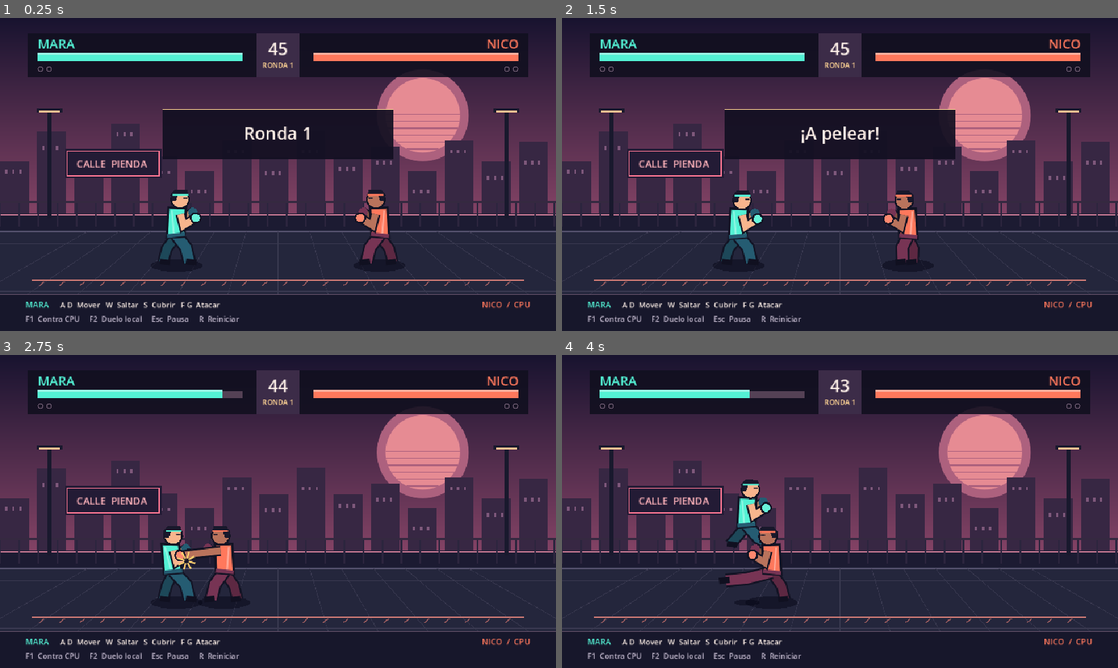
Above: before the commit, frames 1-4 (two rows, left to right).
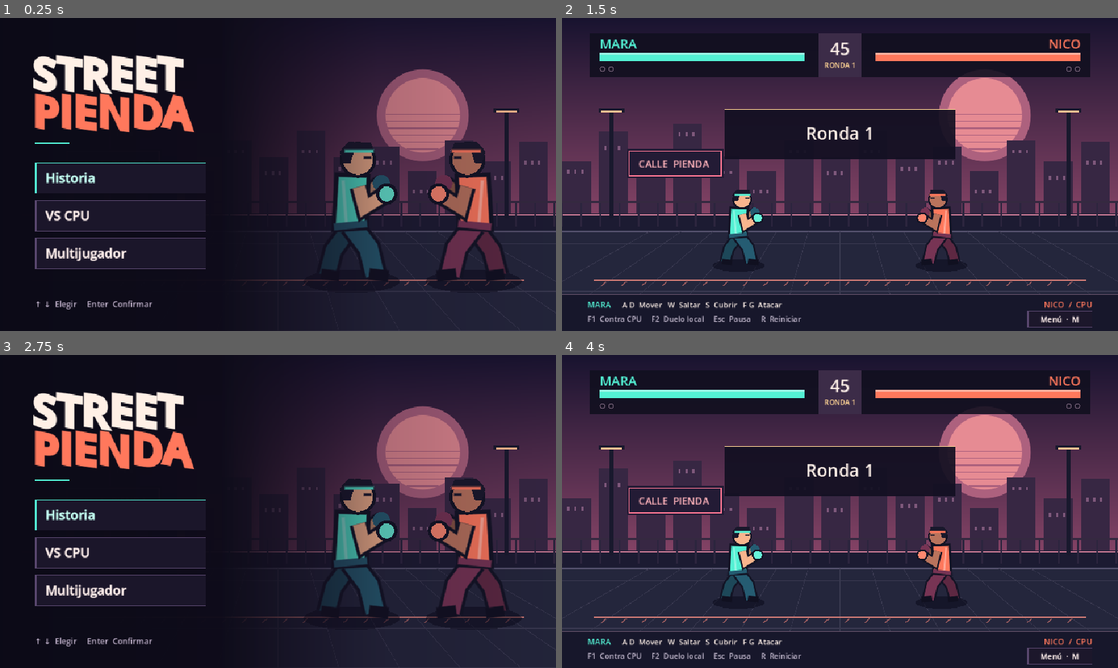
Above: after the commit, the same moments.

Repository: Johnmontoya/StreetPienda
Game: Godot game, scene res://scenes/main_menu.tscn
Same seed, same stepped clock (60 frames per second), same inputs: the game is played once before the commit and once after it. Before the commit the project starts from res://scenes/arena.tscn.
Inputs (mouse positions are in pixels of both pictures, inside the frame that each line leads up to):
- Up to frame 1 (0.25 s): no input
- Up to frame 2 (1.5 s): click (684, 177) at 0.5 s, where only the run after the commit has a clickable "Historia"; click (689, 246) at 1.25 s, where only the run after the commit has a clickable "Pelear"
- Up to frame 3 (2.75 s): click (500, 655) at 2 s, where only the run after the commit has a clickable "Menú · M"
- Up to frame 4 (4 s): click (684, 552) at 2.75 s, where only the run after the commit has a clickable "VS CPU"; tap Enter at 3.5 s; hold D (p1_right) from 3.53 s (still down); tap S (p1_guard) at 3.6 s; tap W (p1_jump) at 3.77 s

The runs differ from the first frame. In frame 1, 49% of the frame differs, in the area x 0-100%, y 0-100%; in frame 2, 2.4%; in frame 3, 51%; in frame 4, 10%.

Commit message:
Crea el menú principal y conecta los modos de juego

Diff:
--- a/project.godot
+++ b/project.godot
@@ -4,7 +4,7 @@
 [application]
 
 config/name="StreetPienda"
-run/main_scene="res://scenes/arena.tscn"
+run/main_scene="res://scenes/main_menu.tscn"
 config/features=PackedStringArray("4.7", "GL Compatibility")
 
 [display]
--- a/scenes/arena.tscn
+++ b/scenes/arena.tscn
@@ -1,9 +1,10 @@
-[gd_scene load_steps=4 format=3]
+[gd_scene load_steps=5 format=3]
 
 [ext_resource type="Script" path="res://scripts/arena.gd" id="1_arena"]
 [ext_resource type="Script" path="res://scripts/hud.gd" id="2_hud"]
 
 [ext_resource type="Script" path="res://scripts/stage.gd" id="3_stage"]
+[ext_resource type="Theme" path="res://scenes/menu_theme.tres" id="4_theme"]
 
 [node name="Arena" type="Node2D"]
 script = ExtResource("1_arena")
@@ -15,3 +16,14 @@
 
 [node name="HUD" type="Node2D" parent="Overlay"]
 script = ExtResource("2_hud")
+
+[node name="MenuButton" type="Button" parent="Overlay/HUD"]
+offset_left = 803.0
+offset_top = 506.0
+offset_right = 916.0
+offset_bottom = 534.0
+focus_mode = 0
+mouse_default_cursor_shape = 2
+theme = ExtResource("4_theme")
+theme_override_font_sizes/font_size = 13
+text = "Menú  ·  M"
--- /dev/null
+++ b/scenes/main_menu.tscn
@@ -0,0 +1,173 @@
+[gd_scene load_steps=8 format=3]
+
+[ext_resource type="Script" path="res://scripts/main_menu.gd" id="1_menu"]
+[ext_resource type="Script" path="res://scripts/stage.gd" id="2_stage"]
+[ext_resource type="Script" path="res://scripts/fighter.gd" id="3_fighter"]
+[ext_resource type="Theme" path="res://scenes/menu_theme.tres" id="4_theme"]
+
+[sub_resource type="Gradient" id="DarkGradient"]
+offsets = PackedFloat32Array(0, 0.4, 0.68, 1)
+colors = PackedColorArray(0.045, 0.04, 0.09, 1, 0.055, 0.045, 0.1, 0.98, 0.08, 0.05, 0.12, 0.26, 0.08, 0.05, 0.12, 0.08)
+
+[sub_resource type="GradientTexture2D" id="Backdrop"]
+gradient = SubResource("DarkGradient")
+width = 960
+height = 2
+fill_from = Vector2(0, 0)
+fill_to = Vector2(1, 0)
+
+[sub_resource type="FontVariation" id="TitleFont"]
+variation_embolden = 1.75
+variation_transform = Transform2D(1, 0, -0.15, 1, 0, 0)
+
+[node name="MainMenu" type="Control"]
+layout_mode = 3
+anchors_preset = 15
+anchor_right = 1.0
+anchor_bottom = 1.0
+grow_horizontal = 2
+grow_vertical = 2
+theme = ExtResource("4_theme")
+script = ExtResource("1_menu")
+
+[node name="Illustration" type="Node2D" parent="."]
+
+[node name="Stage" type="Node2D" parent="Illustration"]
+script = ExtResource("2_stage")
+
+[node name="Mara" type="Node2D" parent="Illustration"]
+scale = Vector2(1.84, 1.84)
+script = ExtResource("3_fighter")
+
+[node name="Nico" type="Node2D" parent="Illustration"]
+scale = Vector2(1.84, 1.84)
+script = ExtResource("3_fighter")
+
+[node name="Backdrop" type="TextureRect" parent="."]
+layout_mode = 1
+anchors_preset = 15
+anchor_right = 1.0
+anchor_bottom = 1.0
+grow_horizontal = 2
+grow_vertical = 2
+mouse_filter = 2
+texture = SubResource("Backdrop")
+expand_mode = 1
+
+[node name="TitleStreet" type="Label" parent="."]
+layout_mode = 0
+offset_left = 54.0
+offset_top = 46.0
+offset_right = 444.0
+offset_bottom = 133.0
+theme_override_colors/font_color = Color(1, 0.94, 0.9, 1)
+theme_override_fonts/font = SubResource("TitleFont")
+theme_override_font_sizes/font_size = 72
+text = "STREET"
+
+[node name="TitlePienda" type="Label" parent="."]
+layout_mode = 0
+offset_left = 54.0
+offset_top = 112.0
+offset_right = 444.0
+offset_bottom = 201.0
+theme_override_colors/font_color = Color(1, 0.47, 0.36, 1)
+theme_override_fonts/font = SubResource("TitleFont")
+theme_override_font_sizes/font_size = 72
+text = "PIENDA"
+
+[node name="TitleUnderline" type="ColorRect" parent="."]
+layout_mode = 0
+offset_left = 60.0
+offset_top = 215.0
+offset_right = 119.0
+offset_bottom = 218.0
+mouse_filter = 2
+color = Color(0.32, 0.94, 0.83, 1)
+
+[node name="Modes" type="VBoxContainer" parent="."]
+layout_mode = 0
+offset_left = 60.0
+offset_top = 249.0
+offset_right = 356.0
+offset_bottom = 428.0
+theme_override_constants/separation = 11
+
+[node name="StoryButton" type="Button" parent="Modes"]
+custom_minimum_size = Vector2(0, 54)
+layout_mode = 2
+mouse_default_cursor_shape = 2
+focus_neighbor_top = NodePath("../LocalButton")
+focus_neighbor_bottom = NodePath("../CpuButton")
+text = "Historia"
+alignment = 0
+
+[node name="CpuButton" type="Button" parent="Modes"]
+custom_minimum_size = Vector2(0, 54)
+layout_mode = 2
+mouse_default_cursor_shape = 2
+focus_neighbor_top = NodePath("../StoryButton")
+focus_neighbor_bottom = NodePath("../LocalButton")
+text = "VS CPU"
+alignment = 0
+
+[node name="LocalButton" type="Button" parent="Modes"]
+custom_minimum_size = Vector2(0, 54)
+layout_mode = 2
+mouse_default_cursor_shape = 2
+focus_neighbor_top = NodePath("../CpuButton")
+focus_neighbor_bottom = NodePath("../StoryButton")
+text = "Multijugador"
+alignment = 0
+tooltip_text = "Dos jugadores en el mismo teclado"
+
+[node name="Story" type="VBoxContainer" parent="."]
+visible = false
+layout_mode = 0
+offset_left = 60.0
+offset_top = 237.0
+offset_right = 390.0
+offset_bottom = 462.0
+theme_override_constants/separation = 10
+
+[node name="Chapter" type="Label" parent="Story"]
+layout_mode = 2
+theme_override_colors/font_color = Color(1, 0.67, 0.55, 1)
+theme_override_fonts/font = SubResource("TitleFont")
+theme_override_font_sizes/font_size = 25
+text = "La primera noche"
+
+[node name="Premise" type="Label" parent="Story"]
+layout_mode = 2
+theme_override_colors/font_color = Color(0.92, 0.87, 0.9, 1)
+theme_override_font_sizes/font_size = 17
+text = "Mara llega a la Calle Pienda. Para ganarse un lugar en el barrio, debe vencer a Nico en un duelo."
+autowrap_mode = 3
+
+[node name="FightButton" type="Button" parent="Story"]
+custom_minimum_size = Vector2(0, 48)
+layout_mode = 2
+mouse_default_cursor_shape = 2
+focus_neighbor_top = NodePath("../BackButton")
+focus_neighbor_bottom = NodePath("../BackButton")
+text = "Pelear"
+alignment = 0
+
+[node name="BackButton" type="Button" parent="Story"]
+custom_minimum_size = Vector2(0, 48)
+layout_mode = 2
+mouse_default_cursor_shape = 2
+focus_neighbor_top = NodePath("../FightButton")
+focus_neighbor_bottom = NodePath("../FightButton")
+text = "Volver"
+alignment = 0
+
+[node name="NavigationHint" type="Label" parent="."]
+layout_mode = 0
+offset_left = 60.0
+offset_top = 480.0
+offset_right = 466.0
+offset_bottom = 509.0
+theme_override_colors/font_color = Color(0.78, 0.72, 0.82, 1)
+theme_override_font_sizes/font_size = 14
+vertical_alignment = 1
--- /dev/null
+++ b/scenes/menu_theme.tres
@@ -0,0 +1,51 @@
+[gd_resource type="Theme" load_steps=6 format=3]
+
+[sub_resource type="StyleBoxFlat" id="StyleNormal"]
+content_margin_left = 18.0
+content_margin_right = 18.0
+bg_color = Color(0.11, 0.09, 0.17, 0.95)
+border_width_left = 3
+border_width_top = 1
+border_width_right = 1
+border_width_bottom = 1
+border_color = Color(0.35, 0.28, 0.43, 1)
+
+[sub_resource type="StyleBoxFlat" id="StyleHover"]
+content_margin_left = 18.0
+content_margin_right = 18.0
+bg_color = Color(0.18, 0.15, 0.24, 1)
+border_width_left = 3
+border_width_top = 1
+border_width_right = 1
+border_width_bottom = 1
+border_color = Color(0.99, 0.67, 0.55, 1)
+
+[sub_resource type="StyleBoxFlat" id="StylePressed"]
+content_margin_left = 18.0
+content_margin_right = 18.0
+bg_color = Color(0.25, 0.17, 0.25, 1)
+border_width_left = 3
+border_color = Color(1, 0.47, 0.36, 1)
+
+[sub_resource type="StyleBoxFlat" id="StyleFocus"]
+draw_center = false
+border_width_left = 3
+border_width_top = 1
+border_width_right = 1
+border_width_bottom = 1
+border_color = Color(0.32, 0.94, 0.83, 1)
+
+[sub_resource type="FontVariation" id="BoldFont"]
+variation_embolden = 0.65
+
+[resource]
+Button/colors/font_color = Color(0.98, 0.92, 0.91, 1)
+Button/colors/font_focus_color = Color(0.76, 0.99, 0.94, 1)
+Button/colors/font_hover_color = Color(1, 0.92, 0.86, 1)
+Button/colors/font_pressed_color = Color(1, 0.92, 0.86, 1)
+Button/font_sizes/font_size = 22
+Button/fonts/font = SubResource("BoldFont")
+Button/styles/focus = SubResource("StyleFocus")
+Button/styles/hover = SubResource("StyleHover")
+Button/styles/normal = SubResource("StyleNormal")
+Button/styles/pressed = SubResource("StylePressed")
--- a/scripts/arena.gd
+++ b/scripts/arena.gd
@@ -8,6 +8,7 @@
 const BOUNDS := Vector2(61.0, 899.0)
 
 enum Phase { INTRO, FIGHT, ROUND_END, MATCH_END }
+enum Mode { CPU, LOCAL, STORY }
 
 const CONTROLS := {
 	"p1_left": KEY_A, "p1_right": KEY_D, "p1_jump": KEY_W,
@@ -15,7 +16,10 @@
 	"p2_left": KEY_LEFT, "p2_right": KEY_RIGHT, "p2_jump": KEY_UP,
 	"p2_guard": KEY_DOWN, "p2_punch": KEY_K, "p2_kick": KEY_L,
 	"mode_cpu": KEY_F1, "mode_local": KEY_F2, "restart": KEY_R, "pause_match": KEY_ESCAPE,
+	"return_to_menu": KEY_M,
 }
+
+@export var mode := Mode.CPU
 
 var first := Fighter.new()
 var second := Fighter.new()
@@ -26,7 +30,9 @@
 var time_left := ROUND_TIME
 var phase_left := 0.0
 var paused := false
-var local_multiplayer := false
+var local_multiplayer: bool:
+	get:
+		return mode == Mode.LOCAL
 var result := ""
 var spark_time := 0.0
 var spark_position := Vector2.ZERO
@@ -44,25 +50,25 @@
 		InputMap.add_action(action)
 		InputMap.action_add_event(action, event)
 	$Overlay/HUD.arena = self
-	first.fighter_name = "MARA"
-	first.accent = Color("#53f1d4")
-	first.dark = Color("#255c72")
-	first.skin = Color("#f8b58d")
-	second.fighter_name = "NICO"
-	second.accent = Color("#ff785c")
-	second.dark = Color("#773454")
-	second.skin = Color("#b9735c")
+	$Overlay/HUD/MenuButton.pressed.connect(return_to_menu)
+	first.configure(Fighter.Character.MARA)
+	second.configure(Fighter.Character.NICO)
 	add_child(first)
 	add_child(second)
-	_new_match(false)
-
-func _new_match(local: bool) -> void:
-	local_multiplayer = local
+	_new_match(mode)
+
+func _new_match(next_mode: Mode) -> void:
+	mode = next_mode
 	first_wins = 0
 	second_wins = 0
 	round_number = 1
 	paused = false
 	_new_round()
+
+func return_to_menu() -> void:
+	var error := get_tree().change_scene_to_file("res://scenes/main_menu.tscn")
+	if error != OK:
+		push_error("No se pudo abrir el menú principal: %s" % error_string(error))
 
 func _new_round() -> void:
 	first.reset_at(305.0, FLOOR_Y, 1.0)
@@ -76,12 +82,15 @@
 	result = ""
 
 func _physics_process(delta: float) -> void:
-	if Input.is_action_just_pressed("mode_cpu"):
-		_new_match(false)
+	if Input.is_action_just_pressed("return_to_menu"):
+		return_to_menu()
+		return
+	elif Input.is_action_just_pressed("mode_cpu"):
+		_new_match(Mode.CPU)
 	elif Input.is_action_just_pressed("mode_local"):
-		_new_match(true)
+		_new_match(Mode.LOCAL)
 	elif Input.is_action_just_pressed("restart"):
-		_new_match(local_multiplayer)
+		_new_match(mode)
 	elif Input.is_action_just_pressed("pause_match"):
 		paused = not paused
 
--- a/scripts/fighter.gd
+++ b/scripts/fighter.gd
@@ -17,6 +17,8 @@
 }
 const CANCEL_GRACE := 0.04
 const COMBO_DISPLAY_TIME := 1.1
+
+enum Character { MARA, NICO }
 
 var fighter_name := ""
 var accent := Color.WHITE
@@ -39,6 +41,19 @@
 var hits_taken := 0
 var combo_hits := 0
 var combo_display_left := 0.0
+
+func configure(character: Character) -> void:
+	match character:
+		Character.MARA:
+			fighter_name = "MARA"
+			accent = Color("#53f1d4")
+			dark = Color("#255c72")
+			skin = Color("#f8b58d")
+		Character.NICO:
+			fighter_name = "NICO"
+			accent = Color("#ff785c")
+			dark = Color("#773454")
+			skin = Color("#b9735c")
 
 func reset_at(x: float, floor_y: float, direction: float) -> void:
 	position = Vector2(x, floor_y)
--- a/scripts/hud.gd
+++ b/scripts/hud.gd
@@ -58,7 +58,12 @@
 		Arena.Phase.ROUND_END:
 			_banner(arena.result, "Siguiente ronda")
 		Arena.Phase.MATCH_END:
-			_banner(arena.result + " el duelo", "R para volver a jugar")
+			if arena.mode == Arena.Mode.STORY and arena.first_wins == Arena.ROUNDS_TO_WIN:
+				_banner("Historia completada", "Mara gana el duelo  ·  R para repetirlo")
+			elif arena.mode == Arena.Mode.STORY:
+				_banner("Nico gana el duelo", "R para reintentar")
+			else:
+				_banner(arena.result + " el duelo", "R para volver a jugar")
 
 func _health_bar(rect: Rect2, health: int, tint: Color, reverse: bool) -> void:
 	draw_rect(rect, Color("#544155"))
@@ -71,7 +76,7 @@
 		draw_line(fill.position, Vector2(fill.end.x, fill.position.y), tint.lightened(0.4), 2)
 
 func _round_marker(center: Vector2, filled: bool, tint: Color) -> void:
-	draw_circle(center, 4.0, tint if filled else Color("#806a81"), filled, 1.2, true)
+	draw_circle(center, 4.0, tint if filled else Color("#806a81"), filled, -1.0 if filled else 1.2, true)
 
 func _combo(top_left: Vector2, hit_count: int, tint: Color) -> void:
 	draw_rect(Rect2(top_left, Vector2(121, 36)), INK)
--- /dev/null
+++ b/scripts/main_menu.gd
@@ -0,0 +1,48 @@
+extends Control
+
+const Arena := preload("res://scripts/arena.gd")
+const Fighter := preload("res://scripts/fighter.gd")
+const ARENA_SCENE := preload("res://scenes/arena.tscn")
+
+@onready var modes: VBoxContainer = $Modes
+@onready var story: VBoxContainer = $Story
+@onready var story_button: Button = $Modes/StoryButton
+@onready var fight_button: Button = $Story/FightButton
+@onready var navigation_hint: Label = $NavigationHint
+
+func _ready() -> void:
+	$Illustration/Mara.configure(Fighter.Character.MARA)
+	$Illustration/Mara.reset_at(607.0, 447.0, 1.0)
+	$Illustration/Nico.configure(Fighter.Character.NICO)
+	$Illustration/Nico.reset_at(818.0, 447.0, -1.0)
+	story_button.pressed.connect(_show_story)
+	$Modes/CpuButton.pressed.connect(_start.bind(Arena.Mode.CPU))
+	$Modes/LocalButton.pressed.connect(_start.bind(Arena.Mode.LOCAL))
+	fight_button.pressed.connect(_start.bind(Arena.Mode.STORY))
+	$Story/BackButton.pressed.connect(_show_modes)
+	_show_modes()
+
+func _unhandled_key_input(event: InputEvent) -> void:
+	if event.is_action_pressed("ui_cancel") and story.visible:
+		_show_modes()
+		get_viewport().set_input_as_handled()
+
+func _show_story() -> void:
+	modes.hide()
+	story.show()
+	navigation_hint.text = "↑ ↓  Elegir     Enter  Confirmar     Esc  Volver"
+	fight_button.grab_focus()
+
+func _show_modes() -> void:
+	story.hide()
+	modes.show()
+	navigation_hint.text = "↑ ↓  Elegir     Enter  Confirmar"
+	story_button.grab_focus()
+
+func _start(mode: Arena.Mode) -> void:
+	var arena: Arena = ARENA_SCENE.instantiate()
+	arena.mode = mode
+	var error := get_tree().change_scene_to_node(arena)
+	if error != OK:
+		arena.free()
+		push_error("No se pudo abrir la arena: %s" % error_string(error))
Not shown, added: scripts/main_menu.gd.uid
